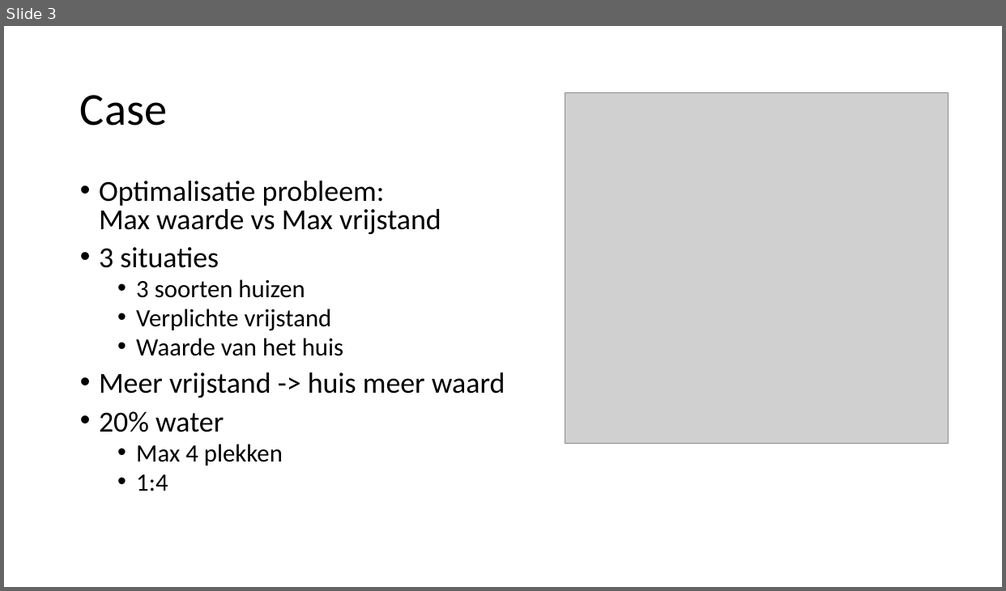
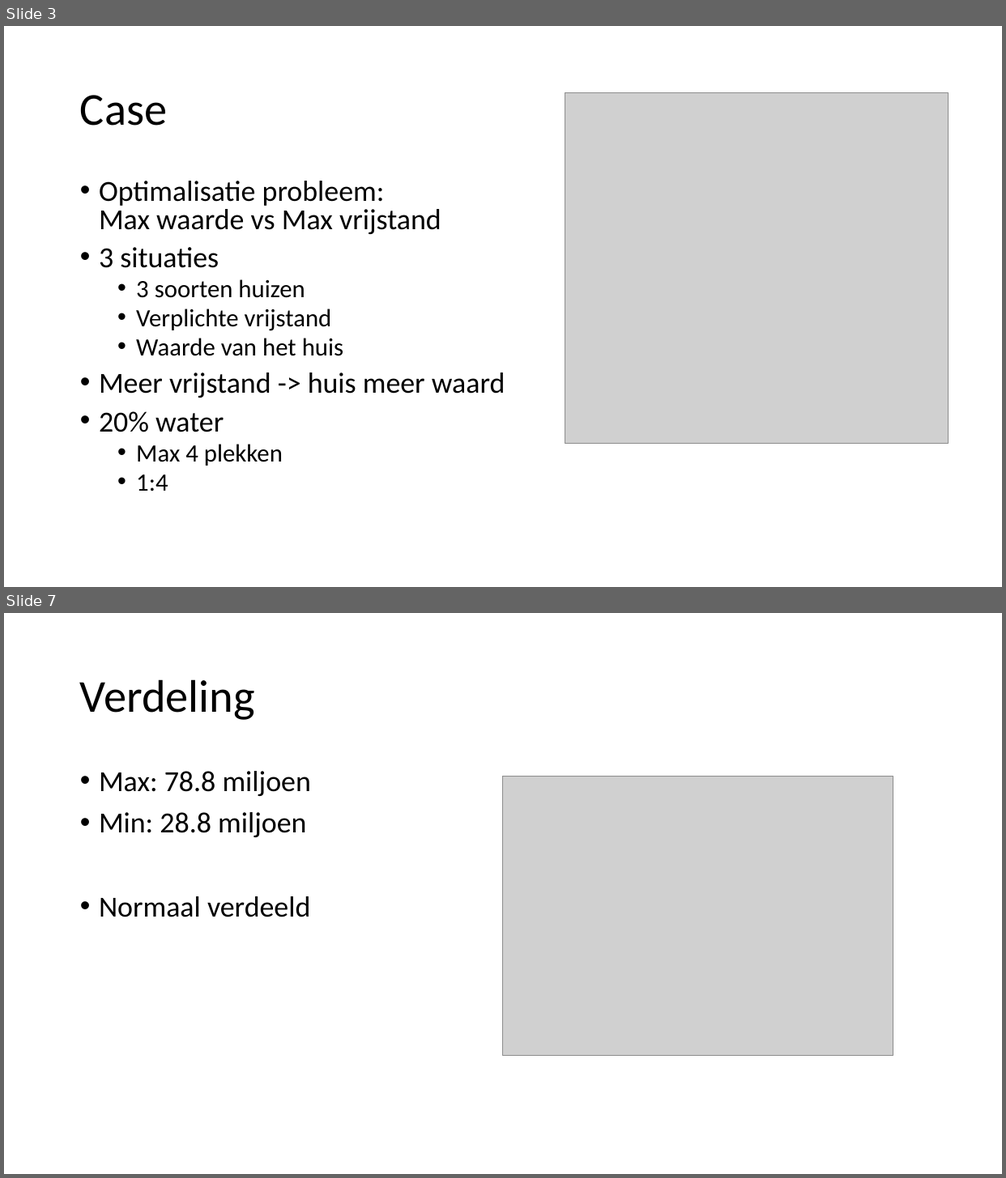
Before and after one commit to TammeThijs/Heuristics, a slide deck: Presentation1.pptx. Shown one above the other, each under a label of ours: slide 3 before the commit, slides 3 and 7 after it; the slides between them are not shown. The pictures are 1006x591 and 1006x1178 pixels, drawn with LibreOffice and Linux fonts; fonts in the diff are those of the drawing; grey boxes stand for pictures. Boxes give left, top, right and bottom in pixels: in the first picture for what was removed or moved away, otherwise in the second. Text is boxed around its words. In the diff, an @@ line names an element or a change of style, - is before the commit and + after.

```diff
--- a/Presentation1.pptx
+++ b/Presentation1.pptx
@@ slide 7 added at bbox=[4, 613, 1002, 1174], background #FFFFFF @@
@@ title added at bbox=[80, 679, 255, 720], 44 pt, text #000000 @@
+Verdeling
@@ text added at bbox=[99, 771, 311, 918], 28 pt, text #000000 @@
+• Max: 78.8 miljoen
+• Min: 28.8 miljoen
+• Normaal verdeeld
@@ picture added at bbox=[503, 776, 893, 1056] @@
```
Also in this commit, not shown: 1 slide changed, 2 other slides added, 1 slide removed, 1 other file.
